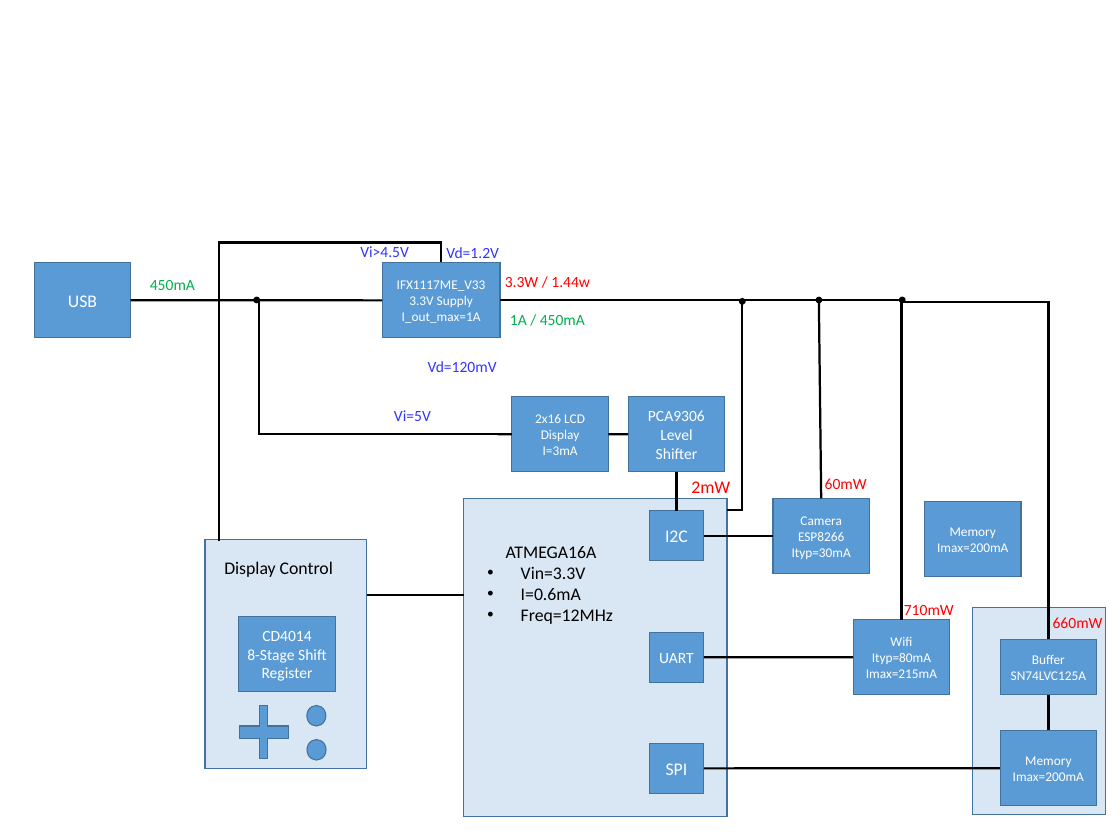
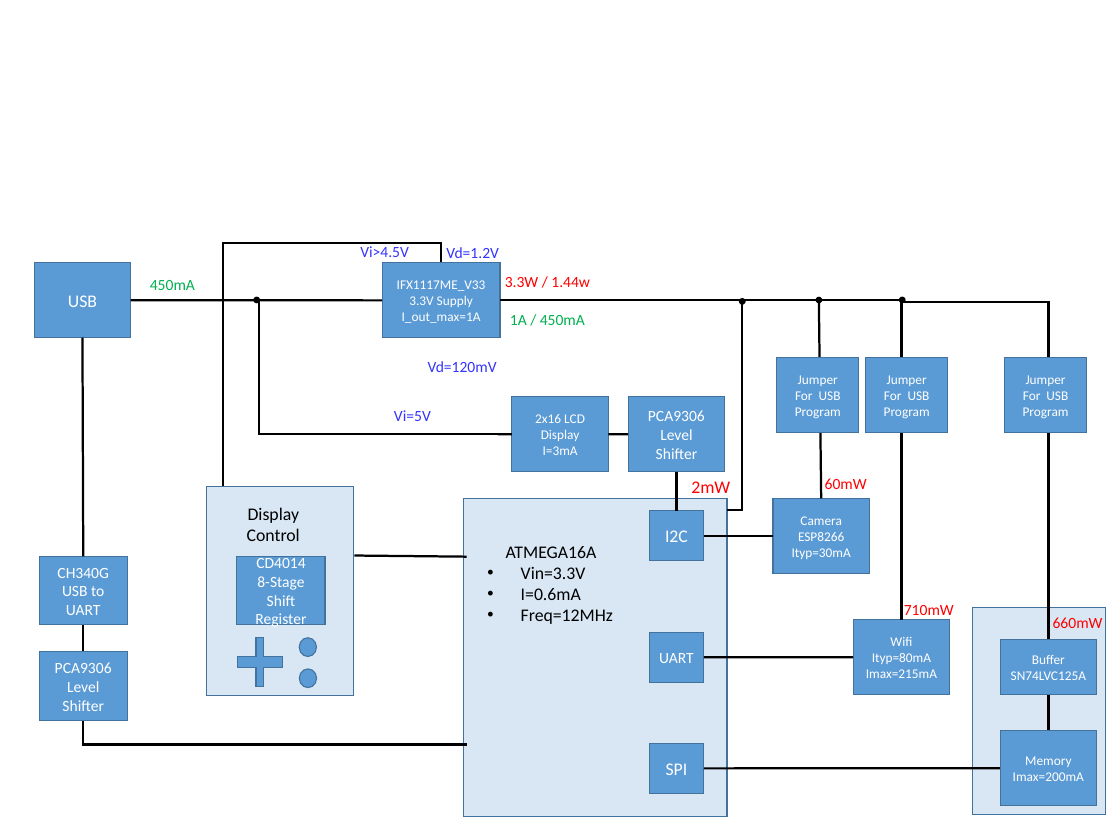
Before and after one commit to vtolenti89/Embedded, a slide deck: slide 1 of Projects/CameraSystem/Docs/Block_Diagram.pptx. Drawn at 1120x840 pixels with LibreOffice and Linux fonts; fonts in the diff are those of the drawing. Boxes give left, top, right and bottom in pixels: in the first picture for what was removed or moved away, otherwise in the second. Text is boxed around its words. In the diff, an @@ line names an element or a change of style, - is before the commit and + after.

```diff
--- a/Projects/CameraSystem/Docs/Block_Diagram.pptx
+++ b/Projects/CameraSystem/Docs/Block_Diagram.pptx
@@ elbow line moved from (441, 262) - (219, 541) to (441, 262) - (223, 486) @@
@@ line added from (82, 338) to (83, 556), #000000 2 pt @@
@@ rectangle added at box(777, 358, 859, 432), fill #5B9BD5, outline #43739E 1 pt, 12 pt, text #FFFFFF @@
+Jumper
+For USB
+Program
@@ rectangle added at box(866, 358, 948, 432), fill #5B9BD5, outline #43739E 1 pt, 12 pt, text #FFFFFF @@
+Jumper
+For USB
+Program
@@ rectangle added at box(1005, 358, 1087, 432), fill #5B9BD5, outline #43739E 1 pt, 12 pt, text #FFFFFF @@
+Jumper
+For USB
+Program
@@ rectangle: place and size @@
-rectangle at box(205, 539, 366, 768)
+rectangle at box(206, 486, 354, 695)
@@ text "Display Control" rewrapped from box(224, 561, 333, 577) to box(247, 507, 300, 541) @@
@@ rectangle removed at box(925, 502, 1022, 577) @@
-Memory
-Imax=200mA
@@ rectangle added at box(39, 556, 127, 625), fill #5B9BD5, outline #43739E 1 pt, 14 pt, text #FFFFFF @@
+CH340G
+USB to UART
@@ rectangle "CD4014": place and size @@
-rectangle "CD4014" at box(239, 616, 336, 691)
+rectangle "CD4014" at box(237, 556, 325, 625)
@@ line moved from (367, 595) - (464, 595) to (354, 555) - (466, 557) @@
@@ elbow line added from (83, 625) to (466, 745), #000000 2 pt @@
@@ rectangle added at box(39, 652, 127, 721), fill #5B9BD5, outline #43739E 1 pt, 14 pt, text #FFFFFF @@
+PCA9306
+Level
+Shifter
@@ plus: place and size @@
-plus at box(239, 706, 288, 759)
+plus at box(238, 638, 282, 686)
@@ ellipse: place and size @@
-ellipse at box(307, 706, 326, 726)
+ellipse at box(299, 638, 317, 656)
@@ ellipse: place and size @@
-ellipse at box(307, 739, 326, 760)
+ellipse at box(299, 669, 317, 687)
```
Also in this commit, not shown: 30 other files.
